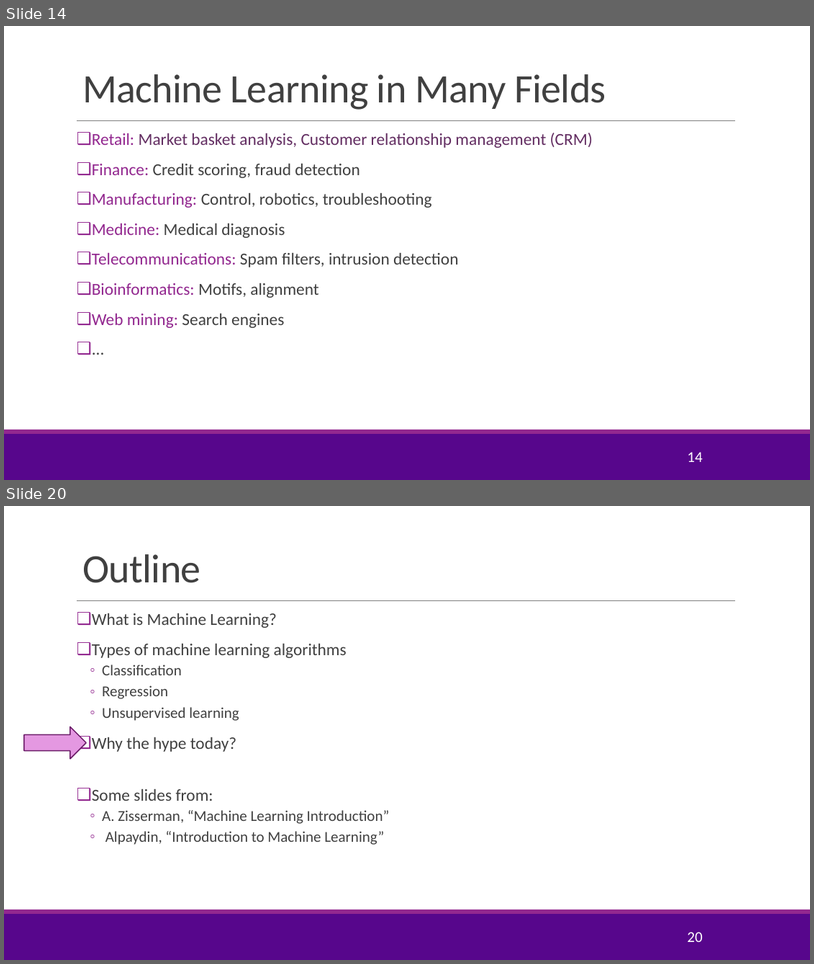
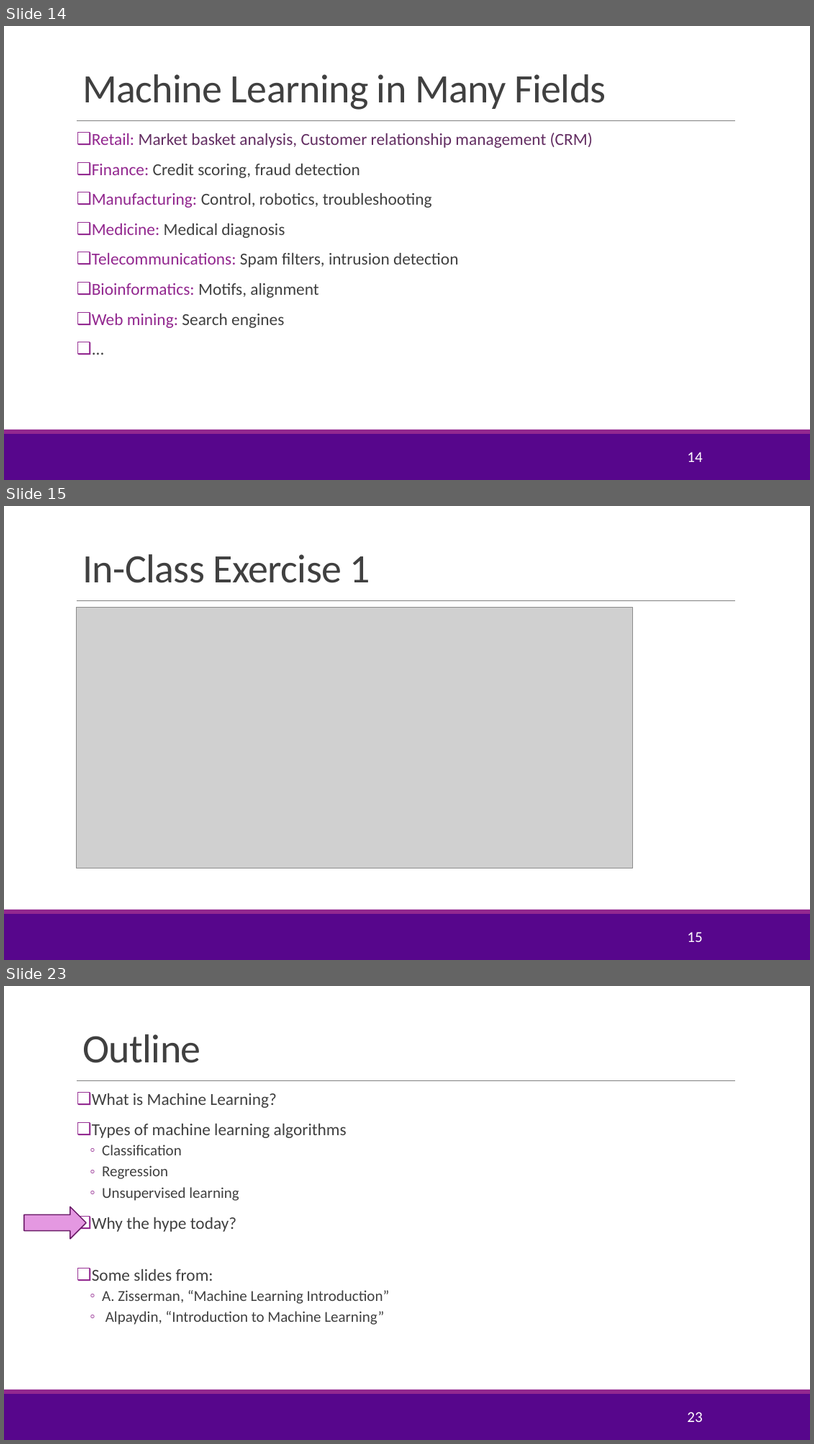
Before and after one commit to sdrangan/introml, a slide deck: lectures/Lect01_IntroML.pptx. Shown one above the other, each under a label of ours: slides 14 and 20 before the commit, slides 14, 15 and 23 after it; the slides between them are not shown. The pictures are 814x964 and 814x1444 pixels, drawn with LibreOffice and Linux fonts; fonts in the diff are those of the drawing; grey boxes stand for pictures; background and template pictures are left out. Boxes give left, top, right and bottom in pixels: in the first picture for what was removed or moved away, otherwise in the second. Text is boxed around its words. In the diff, an @@ line names an element or a change of style, - is before the commit and + after.

Commit message:
Added in-class exercises for unit 01

```diff
--- a/lectures/Lect01_IntroML.pptx
+++ b/lectures/Lect01_IntroML.pptx
@@ slide 15 added at bbox=[4, 506, 810, 960], background #FFFFFF; not listed: 3 template elements that a slide beside it also shows @@
@@ title added at bbox=[82, 554, 370, 583], 48 pt, text #404040 @@
+In-Class Exercise 1
@@ picture added at bbox=[77, 607, 633, 867] @@
@@ page number added at bbox=[687, 932, 702, 942], 18 pt, text #FFFFFF @@
+15
@@ what was slide 20 is now slide 23 @@
@@ page number at bbox=[687, 1412, 702, 1422]: text changed @@
-20
+23
```
Also in this commit, not shown: 2 slides changed, 5 other slides added, 3 slides removed, 12 other files.
